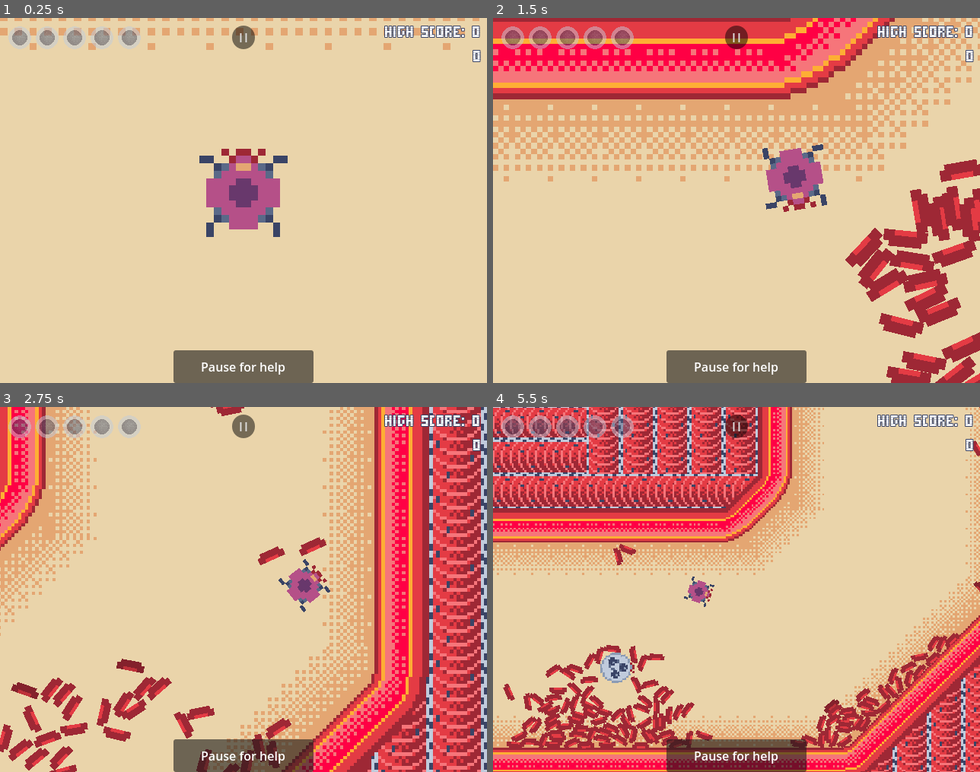
Above: before the commit, frames 1-4 (two rows, left to right).
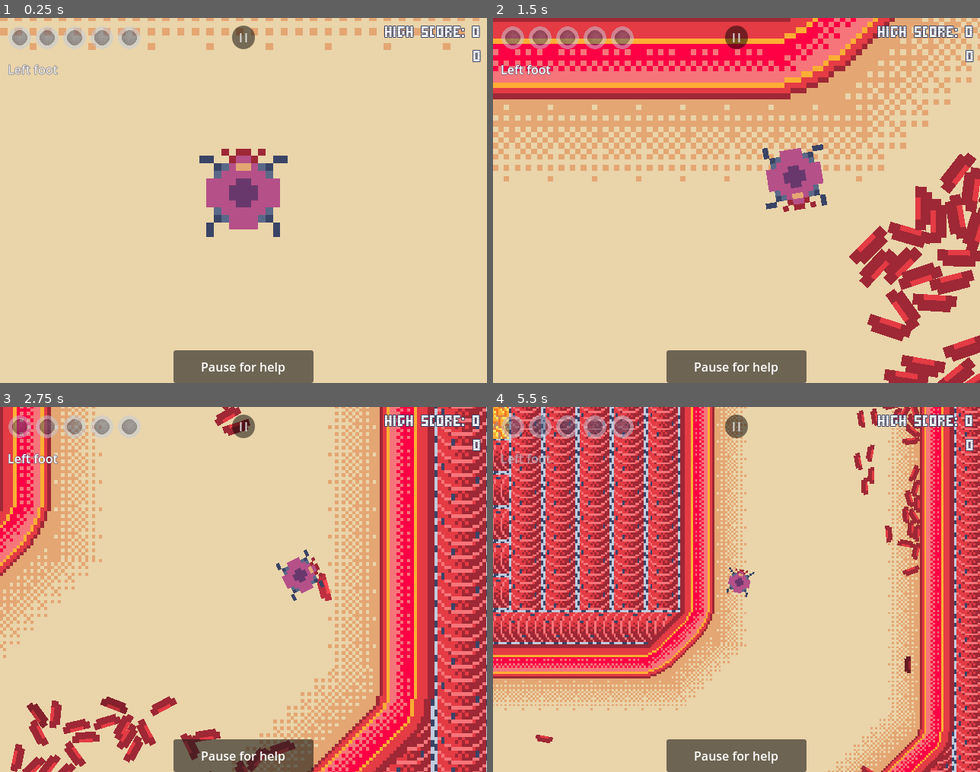
Above: after the commit, the same moments.

Repository: BertrandBordage/Bloody-Sarcoma
Game: Godot game, scene res://game.tscn
Two runs of this game, one before a commit and one after it. Both use one fixed random seed, a clock stepped at 60 frames per second and the inputs below. Sound files missing from this copy of the repository are replaced by a short silence.
Inputs (mouse positions are in pixels of both pictures, inside the frame that each line leads up to):
- Up to frame 1 (0.25 s): no input
- Up to frame 2 (1.5 s): tap Enter at 0.5 s; move the mouse to (843, 182) at 0.52 s; hold Right (right) 0.53-1.25 s; tap Space (metastasize) at 0.6 s; click (843, 182) at 0.67 s; drag from (639, 218) to (829, 200) at 1.27 s
- Up to frame 3 (2.75 s): move the mouse to (292, 509) at 2.02 s; hold Right (right) from 2.03 s (still down); tap Space (metastasize) at 2.1 s
- Up to frame 4 (5.5 s): release Right (right) at 2.75 s; drag from (712, 662) to (736, 589) at 2.77 s; move the mouse to (882, 644) at 3.52 s; hold Left (left) 3.53-4.25 s; tap Space (metastasize) at 3.6, 5.1 s; drag from (590, 534) to (663, 498) at 4.27 s; move the mouse to (760, 589) at 5.02 s; hold Down (down) from 5.03 s (still down); click (760, 589) at 5.17 s

The runs differ from the first frame. In frame 1, 0.2% of the frame differs, in the area x 1-12%, y 12-16%; in frame 2, 4.9%; in frame 3, 35%; in frame 4, 67%, in the area x 0-100%, y 0-100%.

Commit message:
Adds region loaders + multiple fixes including an important issue leading to bacteria and neutrophils never getting unloaded.

Diff:
--- a/MetastasizeButton.gd
+++ b/MetastasizeButton.gd
@@ -6,6 +6,8 @@
         text = "(%s) Metastasize" % (
             "B" if PlayerData.is_nintendo_gamepad else "A"
         )
+    elif PlayerData.use_touch:
+        text = "Metastasize"
     else:
         text = "[SPACE] Metastasize"
 
--- a/autoload/Ui.gd
+++ b/autoload/Ui.gd
@@ -1,5 +1,6 @@
 extends Node
 
+signal region_change(new_value: String)
 signal global_volume_changed(new_value: float)
 signal music_volume_changed(new_value: float)
 signal voice_volume_changed(new_value: float)
@@ -7,6 +8,7 @@
 const GLOBAL_VOLUME_PATH: String = "user://global-volume.save"
 const MUSIC_VOLUME_PATH: String = "user://music-volume.save"
 const VOICE_VOLUME_PATH: String = "user://voice-volume.save"
+var current_region_name: String
 var global_volume: float
 var music_volume: float
 var voice_volume: float
--- a/game.tscn
+++ b/game.tscn
@@ -1,15 +1,34 @@
-[gd_scene load_steps=4 format=3 uid="uid://blxa6cowlkfxu"]
+[gd_scene load_steps=7 format=3 uid="uid://blxa6cowlkfxu"]
 
+[ext_resource type="PackedScene" uid="uid://bha4gwnq4se7k" path="res://utils/region_loader.tscn" id="1_fucok"]
 [ext_resource type="PackedScene" uid="uid://dm0f3yccbu33i" path="res://map.tscn" id="2_wp7vq"]
 [ext_resource type="PackedScene" uid="uid://11qi1e3xb58u" path="res://playable_cell_cluster.tscn" id="3_43usx"]
 [ext_resource type="PackedScene" uid="uid://bjbr38whylxgv" path="res://regions/left_foot.tscn" id="4_m2buo"]
 
+[sub_resource type="RectangleShape2D" id="RectangleShape2D_ywvij"]
+size = Vector2(2304, 2304)
+
+[sub_resource type="RectangleShape2D" id="RectangleShape2D_jej24"]
+size = Vector2(3664, 2392)
+
 [node name="Game" type="Node2D"]
 
-[node name="Map" parent="." instance=ExtResource("2_wp7vq")]
+[node name="RegionLoader" parent="." instance=ExtResource("1_fucok")]
+region_name = "Level 0"
+region_scene = ExtResource("2_wp7vq")
 
-[node name="LeftFoot" parent="." instance=ExtResource("4_m2buo")]
+[node name="CollisionShape2D" type="CollisionShape2D" parent="RegionLoader"]
+position = Vector2(640, 384)
+shape = SubResource("RectangleShape2D_ywvij")
+
+[node name="LeftFootLoader" parent="." instance=ExtResource("1_fucok")]
 position = Vector2(-1949, 5372)
+region_name = "Left foot"
+region_scene = ExtResource("4_m2buo")
+
+[node name="CollisionShape2D" type="CollisionShape2D" parent="LeftFootLoader"]
+position = Vector2(1445, -616)
+shape = SubResource("RectangleShape2D_jej24")
 
 [node name="PlayableCellCluster" parent="." instance=ExtResource("3_43usx")]
 position = Vector2(46, 4928)
--- a/playable_cell_cluster.tscn
+++ b/playable_cell_cluster.tscn
@@ -45,9 +45,8 @@
 
 [node name="LoadedArea" type="Area2D" parent="Camera2D"]
 unique_name_in_owner = true
-collision_layer = 0
-collision_mask = 13
-monitorable = false
+collision_layer = 32768
+collision_mask = 109
 
 [node name="LoadedAreaShape" type="CollisionShape2D" parent="Camera2D/LoadedArea"]
 unique_name_in_owner = true
--- a/project.godot
+++ b/project.godot
@@ -104,6 +104,7 @@
 2d_physics/layer_5="Permeable vessel membranes"
 2d_physics/layer_6="Bacteria"
 2d_physics/layer_7="Neutrophils"
+2d_physics/layer_16="Loaded area"
 
 [physics]
 
--- a/ui/overlay.gd
+++ b/ui/overlay.gd
@@ -9,9 +9,17 @@
     %PauseButton.disabled = false
 
 
+func show_region_name(region_name: String):
+    %RegionName.text = region_name
+    var tween = create_tween()
+    tween.tween_property(%RegionName, "modulate:a", 1.0, 0.3)
+    tween.tween_property(%RegionName, "modulate:a", 0.0, 0.3).set_delay(5.0)
+
+
 func _ready():
     PlayerData.game_over.connect(_on_game_over)
     PlayerData.game_restart.connect(_on_game_restart)
+    Ui.region_change.connect(show_region_name)
 
 
 func _on_pause_button_pressed():
--- a/ui/overlay.tscn
+++ b/ui/overlay.tscn
@@ -108,4 +108,15 @@
 theme_override_styles/focus = SubResource("StyleBoxFlat_heduv")
 text = "I I"
 
+[node name="RegionName" type="Label" parent="."]
+unique_name_in_owner = true
+modulate = Color(1, 1, 1, 0)
+offset_left = 10.0
+offset_top = 56.0
+offset_right = 111.0
+offset_bottom = 79.0
+theme_override_colors/font_outline_color = Color(0.227451, 0.266667, 0.4, 1)
+theme_override_constants/outline_size = 2
+text = "Region name"
+
 [connection signal="pressed" from="PauseButton" to="." method="_on_pause_button_pressed"]
--- /dev/null
+++ b/utils/region_loader.gd
@@ -0,0 +1,25 @@
+extends Area2D
+
+
+@export var region_name: String
+@export var region_scene: PackedScene
+var region: Node
+
+
+func _on_area_entered(area):
+    if region:
+        return
+
+    region = region_scene.instantiate()
+    add_child(region)
+    Ui.region_change.emit(region_name)
+
+
+func _on_area_exited(area):
+    %RecentlyExitedTimer.start()
+
+
+func _on_recently_exited_timer_timeout():
+    if region:
+        region.queue_free()
+        region = null
--- /dev/null
+++ b/utils/region_loader.tscn
@@ -0,0 +1,17 @@
+[gd_scene load_steps=2 format=3 uid="uid://bha4gwnq4se7k"]
+
+[ext_resource type="Script" path="res://utils/region_loader.gd" id="1_aoe41"]
+
+[node name="RegionLoader" type="Area2D"]
+collision_layer = 0
+collision_mask = 32768
+script = ExtResource("1_aoe41")
+
+[node name="RecentlyExitedTimer" type="Timer" parent="."]
+unique_name_in_owner = true
+wait_time = 5.0
+one_shot = true
+
+[connection signal="area_entered" from="." to="." method="_on_area_entered"]
+[connection signal="area_exited" from="." to="." method="_on_area_exited"]
+[connection signal="timeout" from="RecentlyExitedTimer" to="." method="_on_recently_exited_timer_timeout"]
